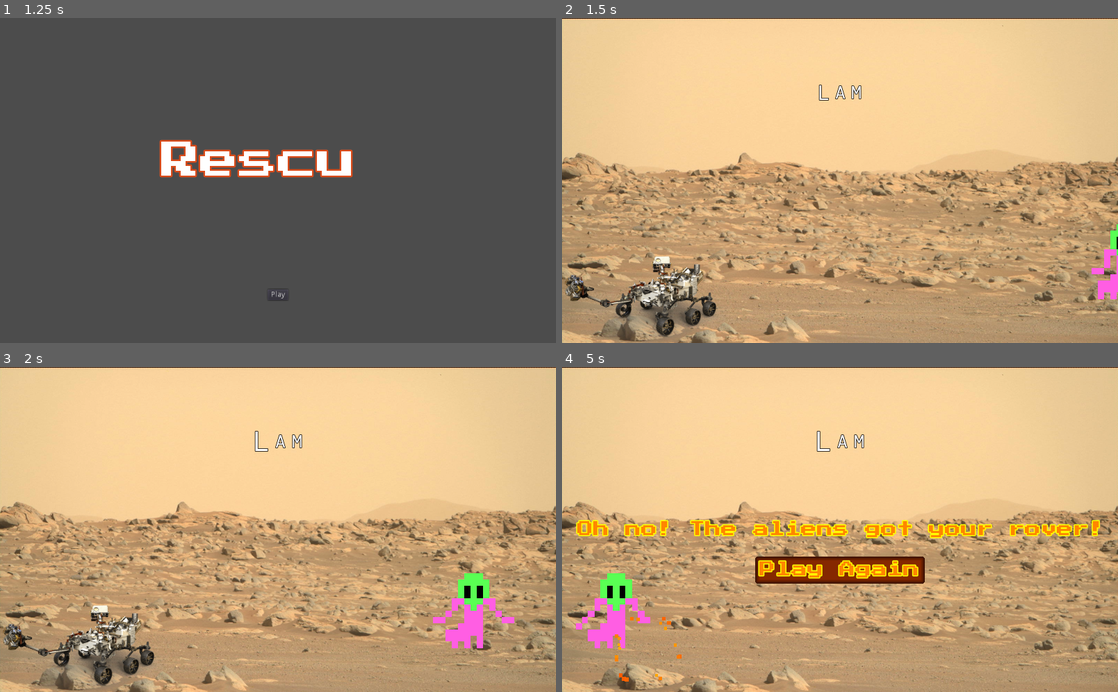
Above: before the commit, frames 1-4 (two rows, left to right).
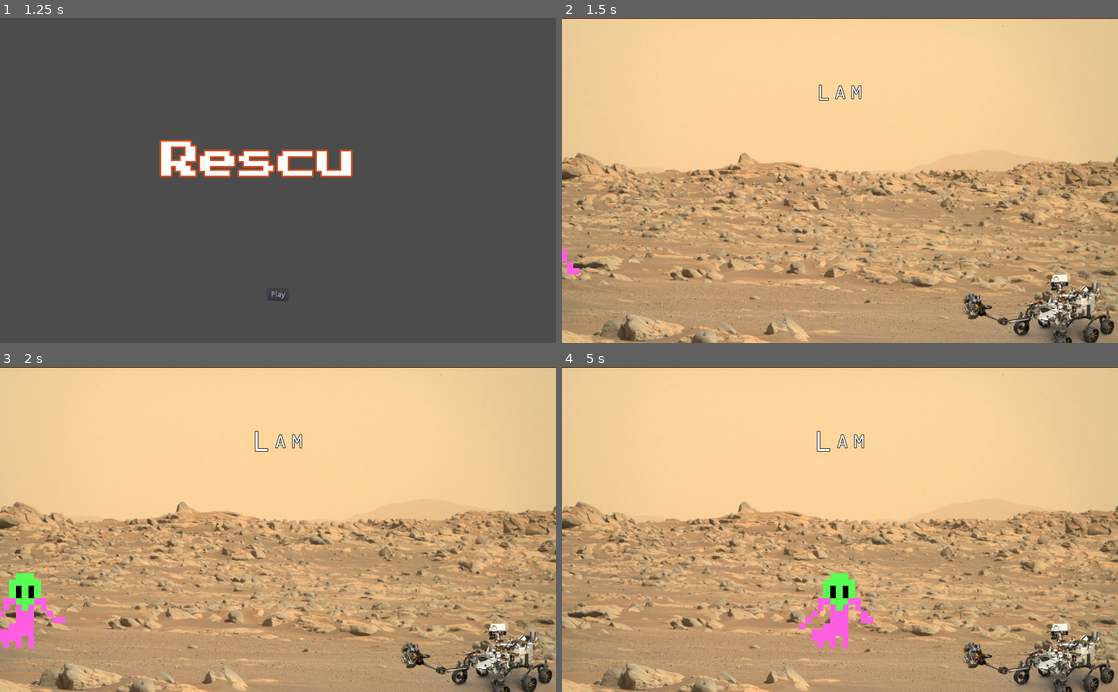
Above: after the commit, the same moments.

Repository: the-g-force/FamJam-February2021
Game: Godot game, scene res://src/SplashScreen.tscn
The game is run twice, just before and just after one commit, with the same random seed, the same clock (stepped at 60 frames per second) and the same inputs.
Inputs (mouse positions are in pixels of both pictures, inside the frame that each line leads up to):
- Up to frame 1 (1.25 s): tap Enter at 0.5 s; move the mouse to (400, 164) at 0.52 s; click (400, 164) at 0.67 s
- Up to frame 2 (1.5 s): click "Play" at 1.25 s
- Up to frame 3 (2 s): no input
- Up to frame 4 (5 s): move the mouse to (728, 545) at 2.02 s; click (728, 545) at 2.17 s; move the mouse to (895, 458) at 2.77 s; click (895, 458) at 2.92 s; move the mouse to (812, 594) at 3.52 s; click (812, 594) at 3.67 s; move the mouse to (1006, 578) at 4.27 s; click (1006, 578) at 4.42 s

Frame 1 is identical in both runs. In frame 2, 5.8% of the frame differs, in the area x 0-100%, y 63-100%; in frame 3, 7.6%; in frame 4, 10%, in the area x 2-100%, y 47-100%.

Commit message:
Make aliens go from left to right again after merge commit problem

Diff:
--- a/project/src/GameplayLevel.tscn
+++ b/project/src/GameplayLevel.tscn
@@ -9,7 +9,7 @@
 
 [sub_resource type="Animation" id=1]
 resource_name = "AlienAttack"
-length = 3.0
+length = 6.0
 tracks/0/type = "value"
 tracks/0/path = NodePath("AlienSlot:position")
 tracks/0/interp = 1
@@ -17,10 +17,10 @@
 tracks/0/imported = false
 tracks/0/enabled = true
 tracks/0/keys = {
-"times": PoolRealArray( 0, 3 ),
+"times": PoolRealArray( 0, 6 ),
 "transitions": PoolRealArray( 1, 1 ),
 "update": 0,
-"values": [ Vector2( 1100, 450 ), Vector2( 100, 450 ) ]
+"values": [ Vector2( -60, 450 ), Vector2( 870, 450 ) ]
 }
 
 [node name="GameplayLevel" type="Control"]
@@ -39,11 +39,11 @@
 }
 
 [node name="Rover" type="Sprite" parent="."]
-position = Vector2( 155.149, 521.375 )
+position = Vector2( 888.117, 555.049 )
 texture = ExtResource( 4 )
 
 [node name="AlienSlot" type="Node2D" parent="."]
-position = Vector2( 100, 450 )
+position = Vector2( 870, 450 )
 
 [node name="AnimationPlayer" type="AnimationPlayer" parent="."]
 anims/AlienAttack = SubResource( 1 )
